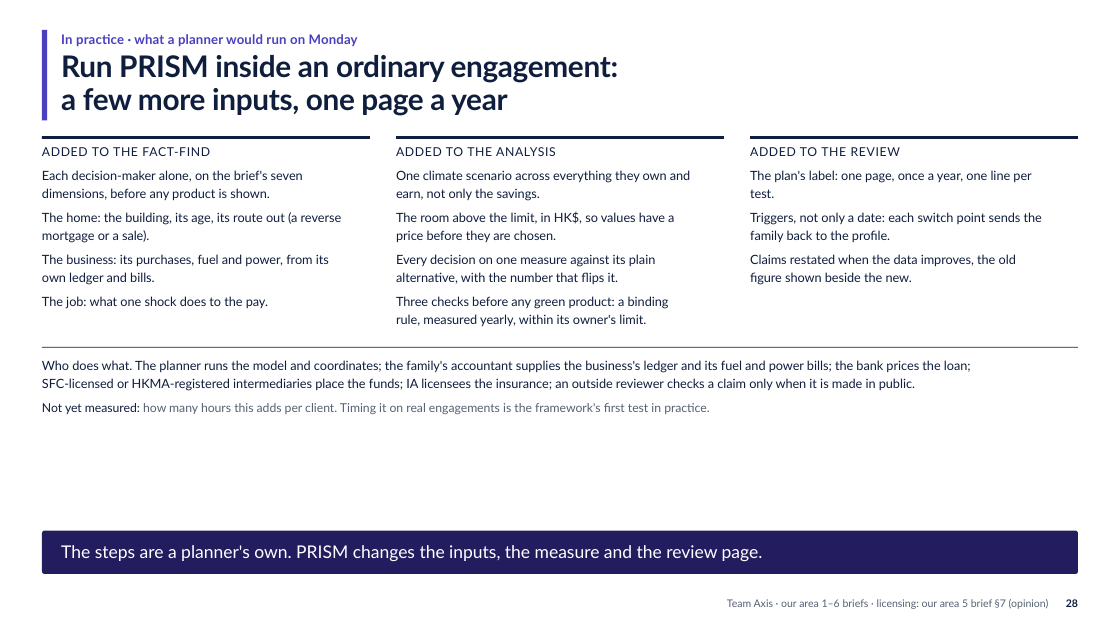
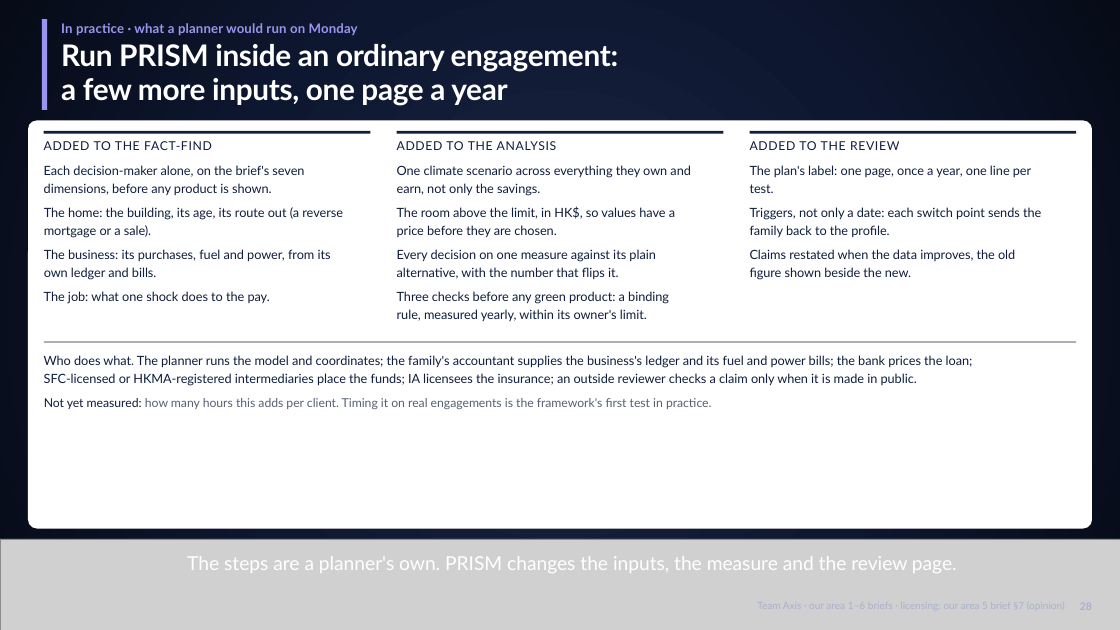
Before and after one commit to Peeradonn/finplan, a slide deck: slide 29 of Final/deck/Axis.pptx. Drawn at 1120x630 pixels with LibreOffice and Linux fonts; fonts in the diff are those of the drawing; grey boxes stand for pictures. Boxes give left, top, right and bottom in pixels: in the first picture for what was removed or moved away, otherwise in the second. Text is boxed around its words. In the diff, an @@ line names an element or a change of style, - is before the commit and + after.

```diff
--- a/Final/deck/Axis.pptx
+++ b/Final/deck/Axis.pptx
@@ background #FFFFFF to gradient #1C2846 to #0E1730 to #060B17 @@
@@ 2 texts, 1 rectangle: place and size @@
-2 texts, 1 rectangle at (42,29,619,120)
+2 texts, 1 rectangle at (42,19,619,110)
@@ rectangle at (42,19,47,110): fill #4A3FBF to #9C95F0 @@
@@ text "In practice · what a ..." at (61,23,358,35): text colour #4A3FBF to #9C95F0 @@
@@ text "Run PRISM inside an ordinary ..." at (61,44,619,106): text colour #0F1E3D to #FFFFFF @@
@@ rounded rectangle added at (28,120,1092,528), fill #FFFFFF @@
@@ 16 texts, 3 rectangles: place and size @@
-16 texts, 3 rectangles at (42,136,1078,414)
+16 texts, 3 rectangles at (44,131,1076,409)
@@ rectangle: place and size @@
-rectangle at (42,347,1078,348)
+rectangle at (44,342,1076,343)
@@ picture added at (0,539,1120,630) @@
@@ rounded rectangle removed at (42,531,1078,575) @@
@@ text "The steps are a planner's ...": place and size @@
-text "The steps are a planner's ..." at (61,545,763,561)
+text "The steps are a planner's ..." at (187,556,957,573)
@@ text "The steps are a planner's ..." at (187,556,957,573): size 15 to 16.5 pt; line spacing 19.2pt to 20.6pt @@
@@ text removed at (727,599,1049,609) @@
-Team Axis · our area 1–6 briefs · licensing: our area 5 brief §7 (opinion)
@@ text removed at (1066,599,1078,607) @@
-28
```
Also in this commit, not shown: 25 other slides changed, 11 other files.
